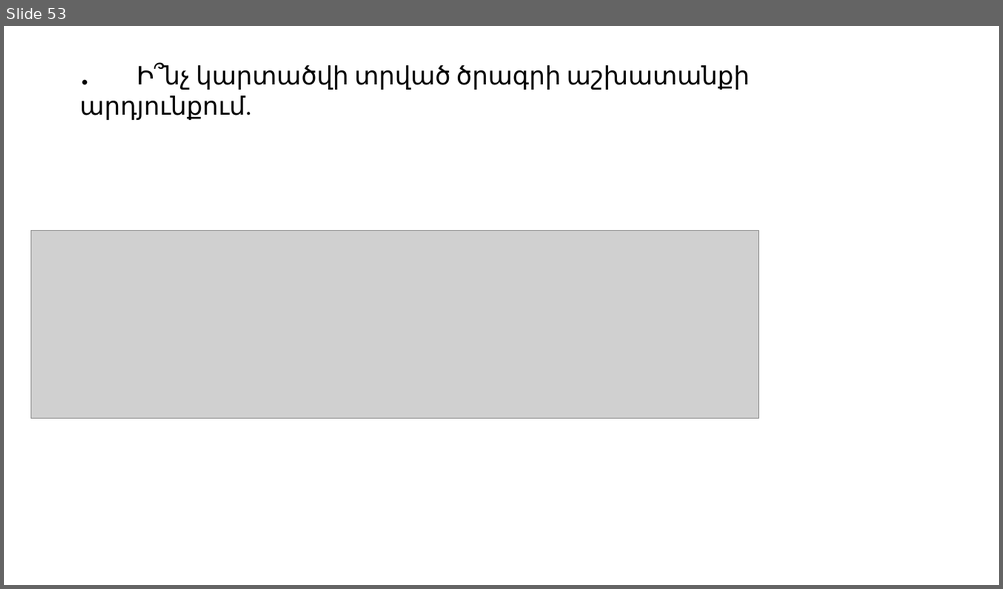
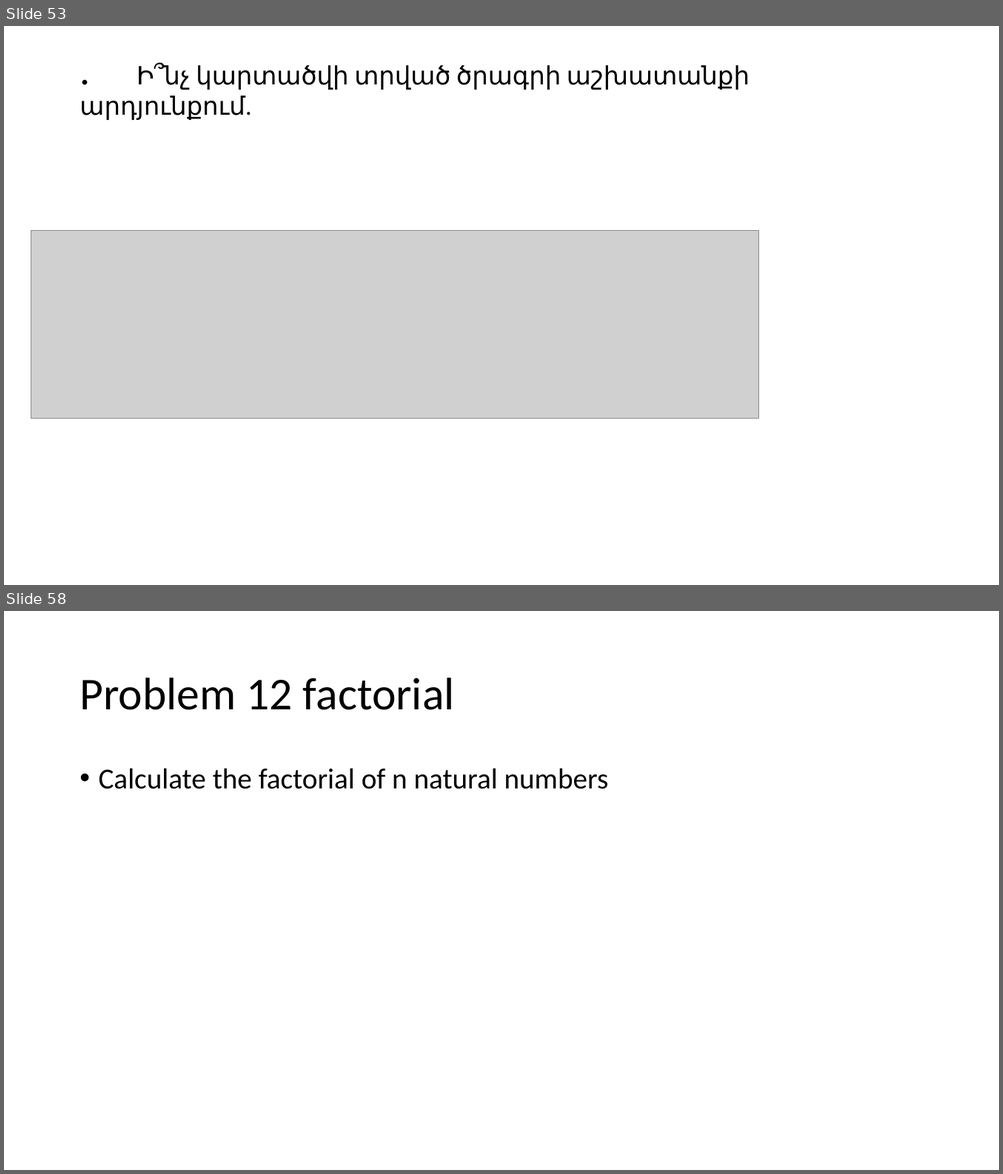
Before and after one commit to Zilfimian/VBA-Spring_2019-YSU, a slide deck: Problems/VBA.pptx. Shown one above the other, each under a label of ours: slide 53 before the commit, slides 53 and 58 after it; the slides between them are not shown. The pictures are 1003x589 and 1003x1174 pixels, drawn with LibreOffice and Linux fonts; fonts in the diff are those of the drawing; grey boxes stand for pictures. Boxes give left, top, right and bottom in pixels: in the first picture for what was removed or moved away, otherwise in the second. Text is boxed around its words. In the diff, an @@ line names an element or a change of style, - is before the commit and + after.

```diff
--- a/Problems/VBA.pptx
+++ b/Problems/VBA.pptx
@@ slide 58 added at (4, 611, 999, 1170), background #FFFFFF @@
@@ title added at (79, 678, 455, 710), 44 pt, text #000000 @@
+Problem 12 factorial
@@ text added at (99, 768, 609, 789), 28 pt, text #000000 @@
+• Calculate the factorial of n natural numbers
```
Also in this commit, not shown: 1 slide changed, 14 other slides added.
